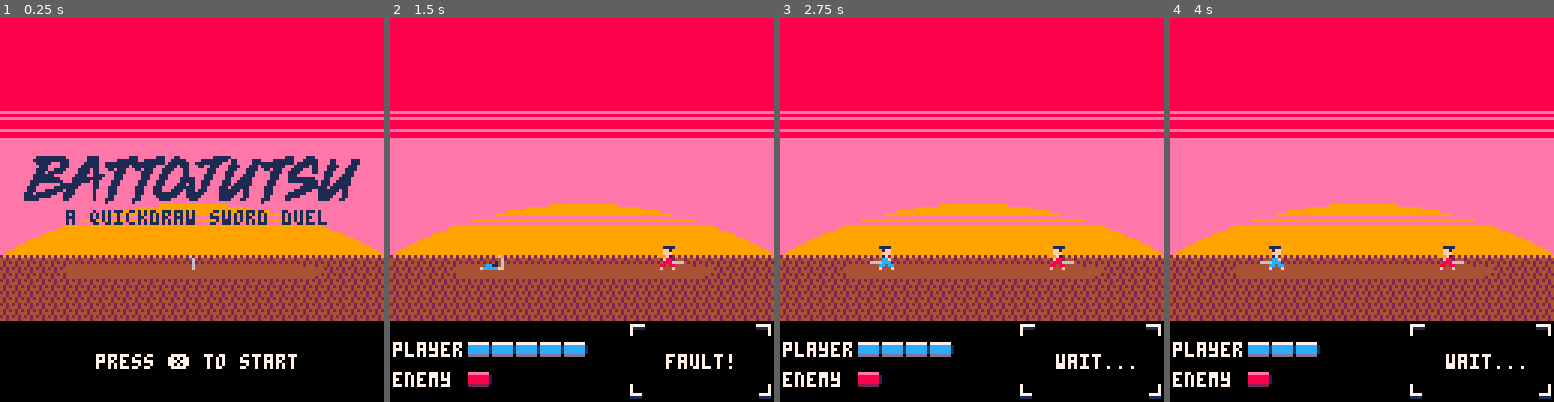
Above: before the commit, frames 1-4 (left to right).
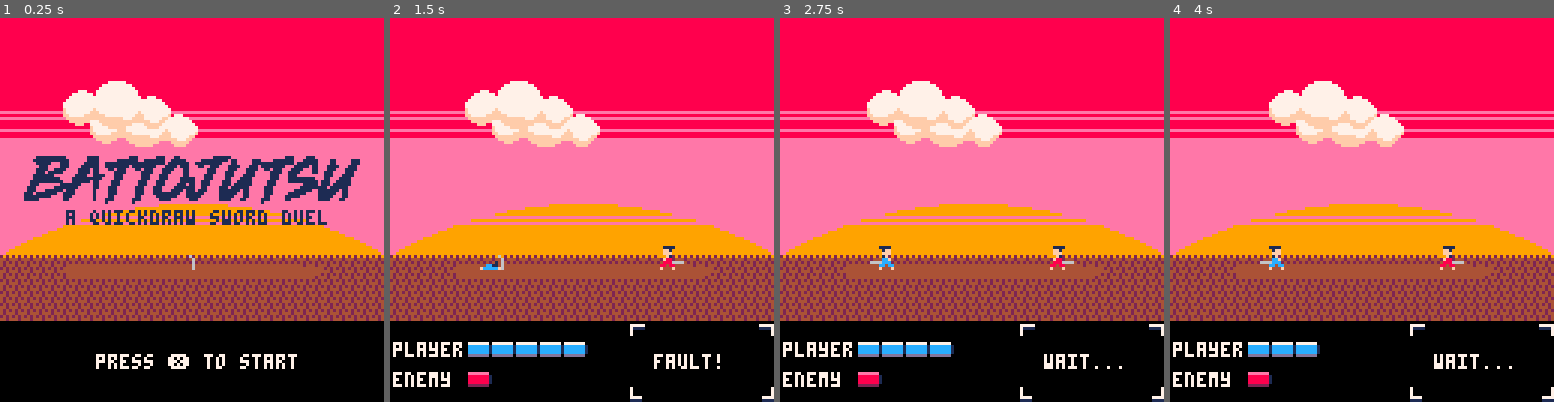
Above: after the commit, the same moments.

Repository: tferronatto/battojutsu
Game: PICO-8 cartridge battojutsu.p8
Same seed, same stepped clock (60 frames per second), same inputs: the game is played once before the commit and once after it.
Inputs:
- Up to frame 1 (0.25 s): no input
- Up to frame 2 (1.5 s): tap X (X key) at 0.33, 1.07 s; tap O (Z key) at 0.7 s
- Up to frame 3 (2.75 s): tap O (Z key) at 1.7, 2.1, 2.5 s; tap X (X key) at 1.85 s
- Up to frame 4 (4 s): tap O (Z key) at 2.9, 3.3, 3.7 s; tap X (X key) at 2.97 s

The runs differ from the first frame. In frame 1, 3.8% of the frame differs, in the area x 16-52%, y 16-34%; in frame 2, 4.3%, in the area x 19-100%, y 16-100%; in frame 3, 4.3%; in frame 4, 4.3%.

Commit message:
optimized UI calls

Diff:
--- a/battojutsu.p8
+++ b/battojutsu.p8
@@ -14,34 +14,10 @@
 
 function _init()
 	state="menu"
- defeated=0
  for k,v in pairs(states) do
  	v:init()
  end
-end
-
-function _update60()
-	states[state]:update()
-	update_clouds(clouds)
-end
-
-function _draw()
-	cls()
-	draw_bg()
-	draw_clouds()
- states[state]:draw()
-end
-
-function update_state()
-  local next_state=states[state].next_state
-  if next_state then
-    state=next_state
-  end
-end
--->8
--- title screen/menu --
-function states.menu:init()
- self.next_state="play"
+
  clouds=init_clouds(2)
  flash=0
  enemy_life=1
@@ -49,11 +25,45 @@
  p1=make_player(30,1,1,5)
  p2=make_player(90,3,enemy_reaction,enemy_life)
  music(0)
+ defeated=0
+ wait_time=load_wait_timer(240)
+ can_attack=false
+end
+
+function _update60()
+	states[state]:update()
+	update_clouds(clouds)
+end
+
+function _draw()
+	cls()
+	draw_bg()
+	draw_clouds(clouds)
+	if state != "menu" then
+		draw_player(p1)
+		draw_player(p2)
+		if state != "gameover" then
+			draw_ui(ui_text)
+		end
+	end
+ states[state]:draw()
+end
+
+function update_state()
+  local next_state=states[state].next_state
+  if next_state then
+    state=next_state
+  end
+end
+-->8
+-- title screen/menu --
+function states.menu:init()
+	self.next_state="play"
 end
 
 function states.menu:update()
  ui_text=msg.start
- if btnp(5) then
+ if btnp(❎) then
 	 music(-1,2000)
   update_state()
  end
@@ -69,8 +79,6 @@
 -- play state --
 function states.play:init()
 	self.next_state="result"
- wait_time=load_wait_timer(240)
- can_attack=false
 end
 
 function states.play:update()
@@ -102,22 +110,15 @@
 end
 
 function states.play:draw()
- draw_player(p1)
- draw_player(p2)
-
  if can_attack then
 	 spr(6,60,57,1,2)
   print("❎",p1.x,p1.y-7,1)
  end
-
- draw_lifebars()
- draw_msgbox()
- print(ui_text,92,112,7)
 end
 -->8
 -- result state --
 function states.result:init()
- self.next_state="gameover"
+	self.next_state="gameover"
 end
 
 function states.result:update()
@@ -146,31 +147,24 @@
    init_combat()
   end
  end
+
+ if can_attack then
+ 	ui_text=msg.reaction
+	else
+		ui_text=msg.fault
+	end
 end
 
 function states.result:draw()
  if flash>0 then
 	 cls(7)
 	 spr(5,60,76)
- else
-	 draw_player(p1)
-  draw_player(p2)
-
-  draw_lifebars()
-  draw_msgbox()
-
-  if can_attack then
- 	 print(msg.reaction,88,105,7)
-  	print(flr(p1.t*16.67).."ms",93,117,7)
-  else
-  	print(msg.fault,92,112,7)
-  end
  end
 end
 -->8
 -- game over/continue state--
-function  states.gameover:init()
- self.next_state="menu"
+function states.gameover:init()
+	self.next_state="menu"
 end
 
 function states.gameover:update()
@@ -190,10 +184,7 @@
 end
 
 function states.gameover:draw()
-	draw_player(p1)
- draw_player(p2)
-
-	if p1.life<=0 then
+		if p1.life<=0 then
  	print(msg.gameover,hcenter(msg.gameover),54,1)
   print(msg.score..defeated,hcenter(msg.score)-4,60,1)
  end
@@ -251,14 +242,15 @@
 	-- if was a fault
 	if not can_attack then
 		a.life-=1
+		sfx(4)
 	-- if was a valid attack
 	else
 	 -- a wins
-		if a.t<=b.reaction then
+		if a.t<b.reaction then
  	 b.life-=1
    sfx(4)
  	-- b wins
- 	else
+ 	elseif b.reaction>a.t then
  	 a.life-=1
    sfx(4)
  	end
@@ -347,7 +339,7 @@
   local c={}
   c.x=x
   c.y=y
-  c.dx=0.1
+  c.dx=0.05
   c.w=5
   c.h=2
   return c
@@ -374,7 +366,18 @@
 msg.score="enemies defeated:"
 
 function hcenter(s)
-  return 64-#s*2
+ return 64-#s*2
+end
+
+function draw_ui(txt)
+	draw_lifebars()
+	draw_msgbox(80,102,40,18)
+	if txt==msg.reaction then
+		print(txt,88,106,7)
+		print(flr(p1.t*16.67).."ms",93,118,7)
+	else
+		print(txt,88,112,7)
+	end
 end
 
 function draw_lifebars()
@@ -388,11 +391,11 @@
   end
 end
 
-function draw_msgbox()
-  spr(7,80,102)
-  spr(8,119,102)
-  spr(23,80,119)
-  spr(24,119,119)
+function draw_msgbox(x,y,w,h)
+  spr(7,x,y)
+  spr(8,x+w,y)
+  spr(23,x,y+h)
+  spr(24,x+w,y+h)
 end
 __gfx__
 000000000001111011110006011110006000111100a00a0000088881777770000007777700000000000000000000000777777000000000000000000000000000
Not shown, changed: the sound effects (__sfx__) section of battojutsu.p8
Not shown, changed: battojutsu.p8.png
